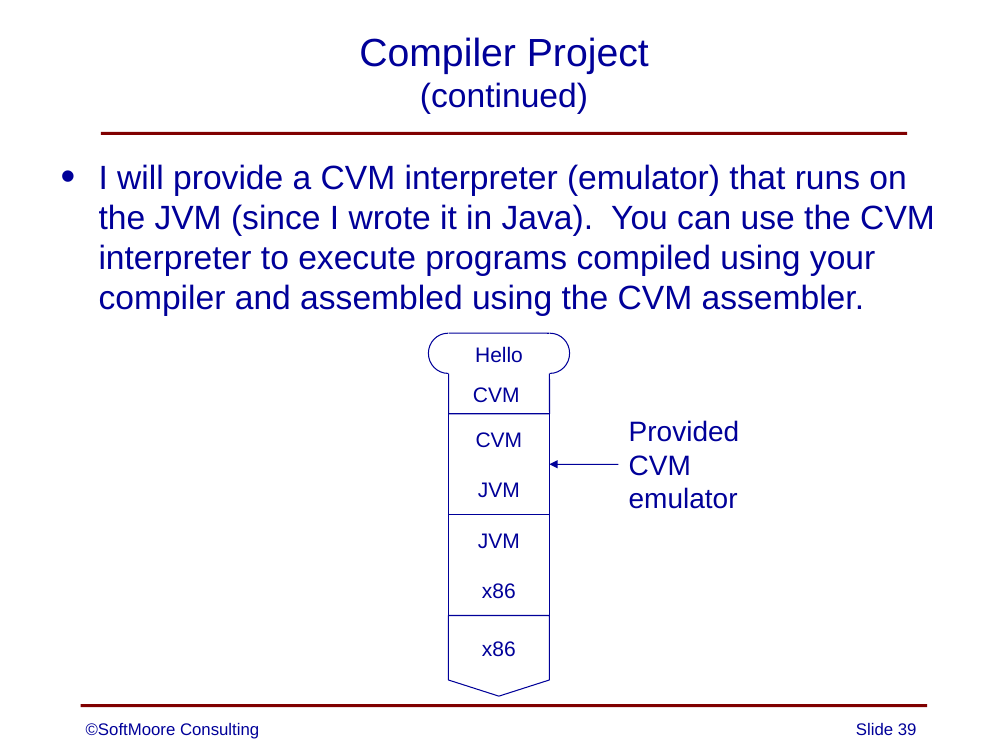
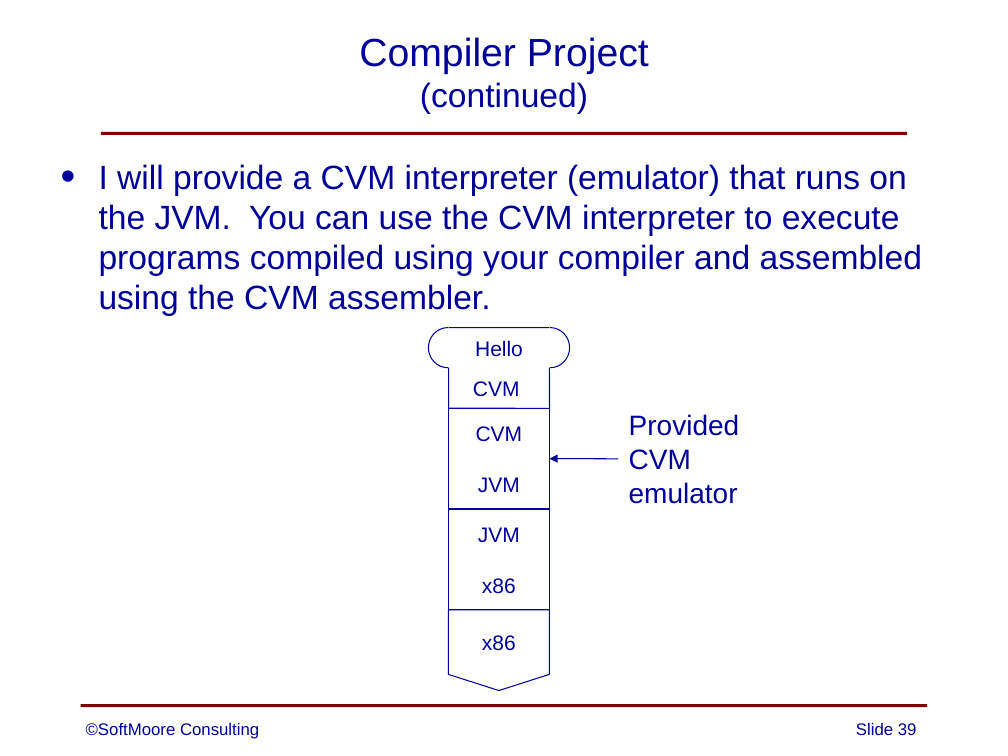
Before and after one commit to SoftMoore/CPRL, a slide deck: slide 39 of PowerPoint Slides/01 - Overview of Compilers.pptx. Drawn at 1008x756 pixels with LibreOffice and Linux fonts; fonts in the diff are those of the drawing. Boxes give left, top, right and bottom in pixels: in the first picture for what was removed or moved away, otherwise in the second. Text is boxed around its words. In the diff, an @@ line names an element or a change of style, - is before the commit and + after.

```diff
--- a/PowerPoint Slides/01 - Overview of Compilers.pptx
+++ b/PowerPoint Slides/01 - Overview of Compilers.pptx
@@ text at (x1=99, y1=164, x2=923, y2=316): text changed @@
-• I will provide a CVM interpreter (emulator) that runs on the JVM (since I wrote it in Java). You can use the CVM interpreter to execute programs compiled using your compiler and assembled using the CVM assembler.
+• I will provide a CVM interpreter (emulator) that runs on the JVM. You can use the CVM interpreter to execute programs compiled using your compiler and assembled using the CVM assembler.
@@ 4 lines, 3 texts, 2 rectangles, 2 freeform shapes, 1 flow chart offpage connector, 1 arrow moved together from (x1=428, y1=334, x2=740, y2=697) to (x1=428, y1=328, x2=740, y2=690) @@
```
Also in this commit, not shown: 4 other slides changed, 18 other files.
